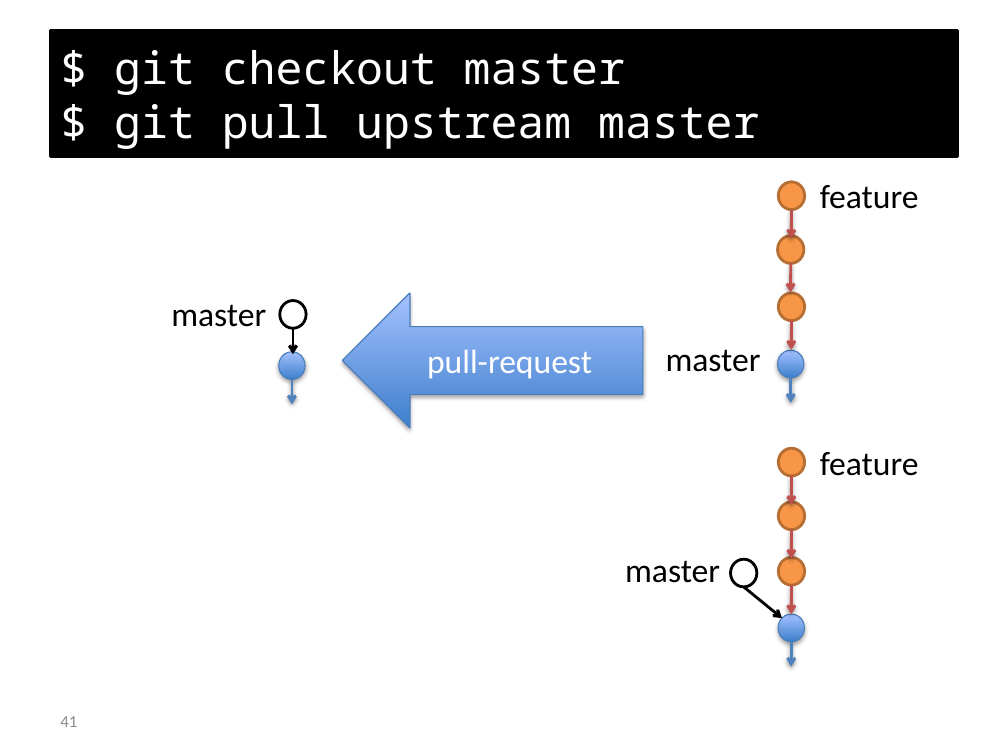
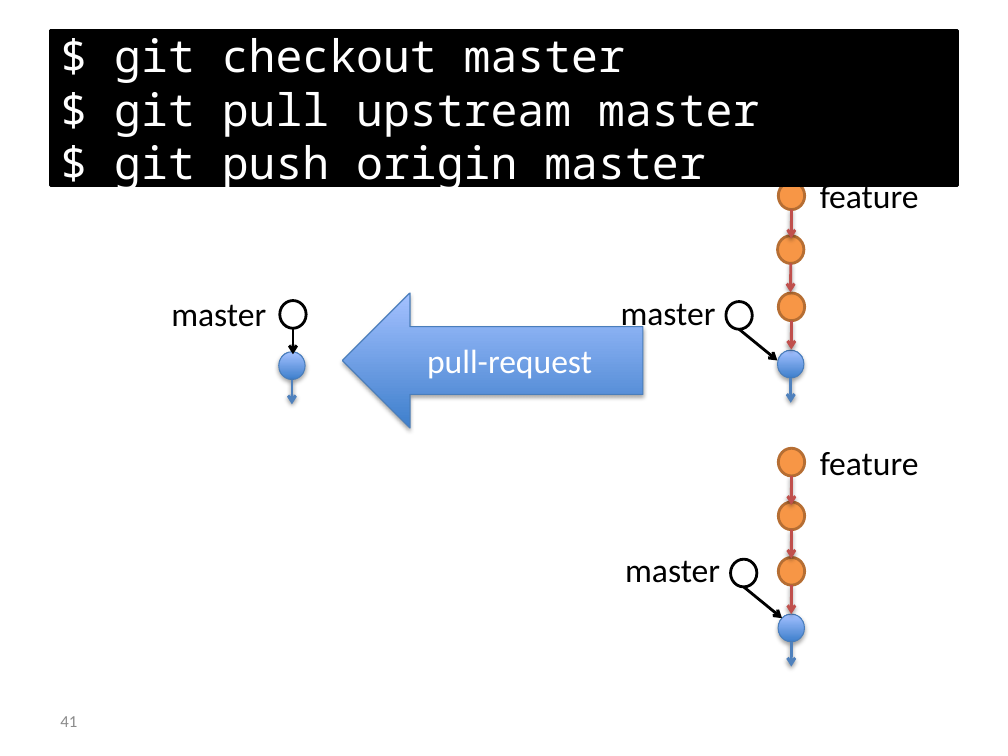
Before and after one commit to foss2serve/github-workflow-activity, a slide deck: slide 41 of presentation.pptx. Drawn at 1008x756 pixels with LibreOffice and Linux fonts; fonts in the diff are those of the drawing; background and template pictures are left out. Boxes give left, top, right and bottom in pixels: in the first picture for what was removed or moved away, otherwise in the second. Text is boxed around its words. In the diff, an @@ line names an element or a change of style, - is before the commit and + after.

Commit message:
Add push to synch and add missing pull

```diff
--- a/presentation.pptx
+++ b/presentation.pptx
@@ title "$ git checkout master $ ...": place and size @@
-title "$ git checkout master $ ..." at <box>50,30,958,156</box>
+title "$ git checkout master $ ..." at <box>50,30,958,185</box>
@@ title at <box>114,38,759,191</box>: text changed @@
-$ git checkout master
-$ git pull upstream master
+$ git checkout master
+$ git pull upstream master
+$ git push origin master
@@ text "master" rewrapped from <box>666,349,761,372</box> to <box>621,303,716,333</box> @@
@@ ellipse added at <box>726,301,752,330</box>, fill #FFFFFF, outline #000000 2 pt @@
@@ arrow added from (739, 330) to (777, 361), #000000 2 pt @@
```
Also in this commit, not shown: 1 other slide changed, 1 slide added.
